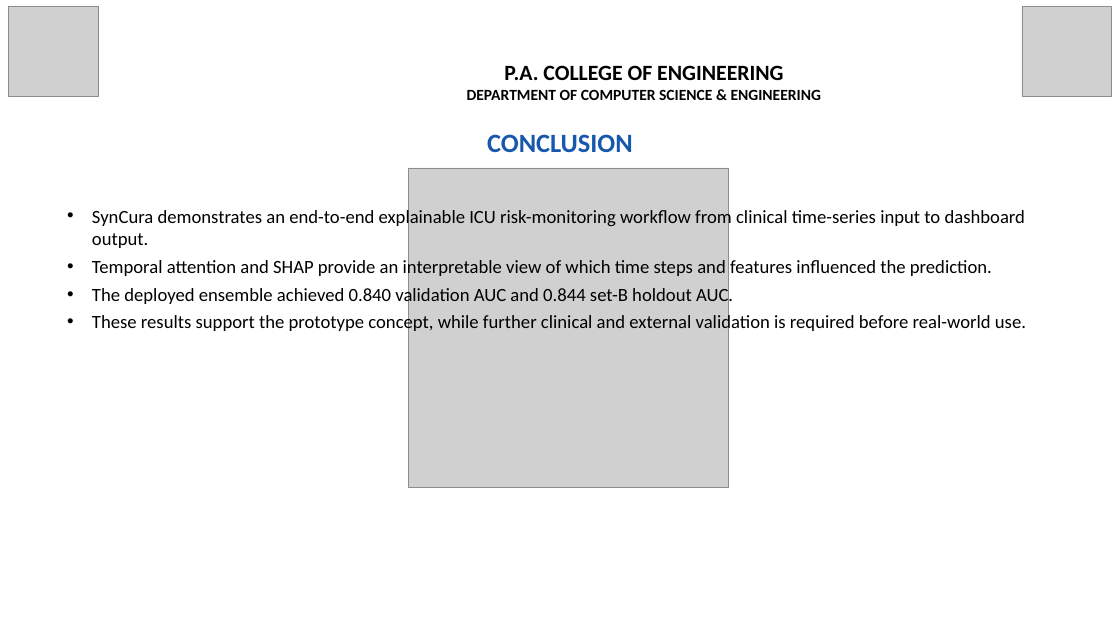
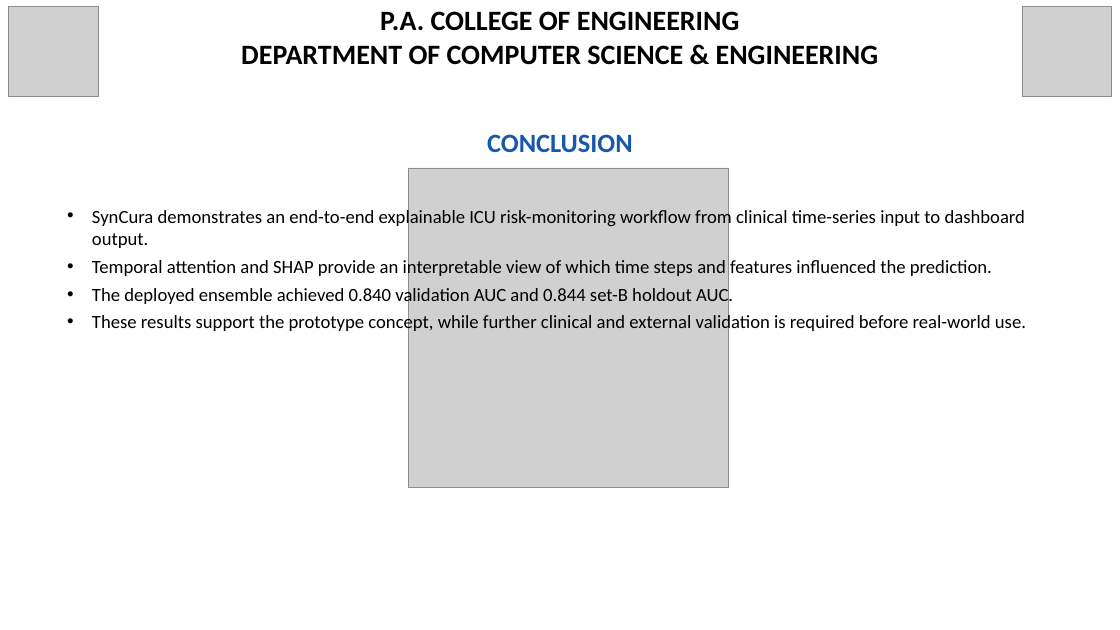
Before and after one commit to Dinaltium/SynCura, a slide deck: slide 14 of ppt/SynCura_Deck_V3_FINAL.pptx. Drawn at 1120x630 pixels with LibreOffice and Linux fonts; fonts in the diff are those of the drawing; grey boxes stand for pictures. Boxes give left, top, right and bottom in pixels: in the first picture for what was removed or moved away, otherwise in the second. Text is boxed around its words. In the diff, an @@ line names an element or a change of style, - is before the commit and + after.

```diff
--- a/ppt/SynCura_Deck_V3_FINAL.pptx
+++ b/ppt/SynCura_Deck_V3_FINAL.pptx
@@ text at (x1=241, y1=11, x2=878, y2=65): text changed; size 20 to 36 pt @@
-P.A. COLLEGE OF ENGINEERING
-DEPARTMENT OF COMPUTER SCIENCE & ENGINEERING
+P.A. COLLEGE OF ENGINEERING
+DEPARTMENT OF COMPUTER SCIENCE & ENGINEERING
```
Also in this commit, not shown: 14 other slides changed.
